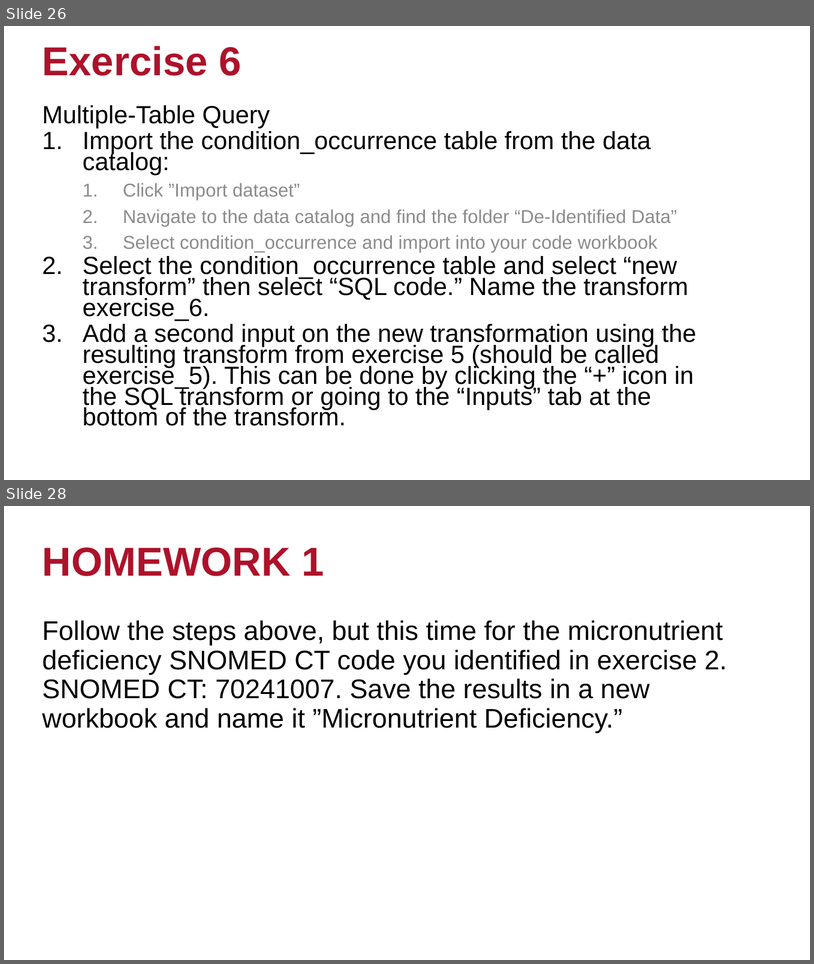
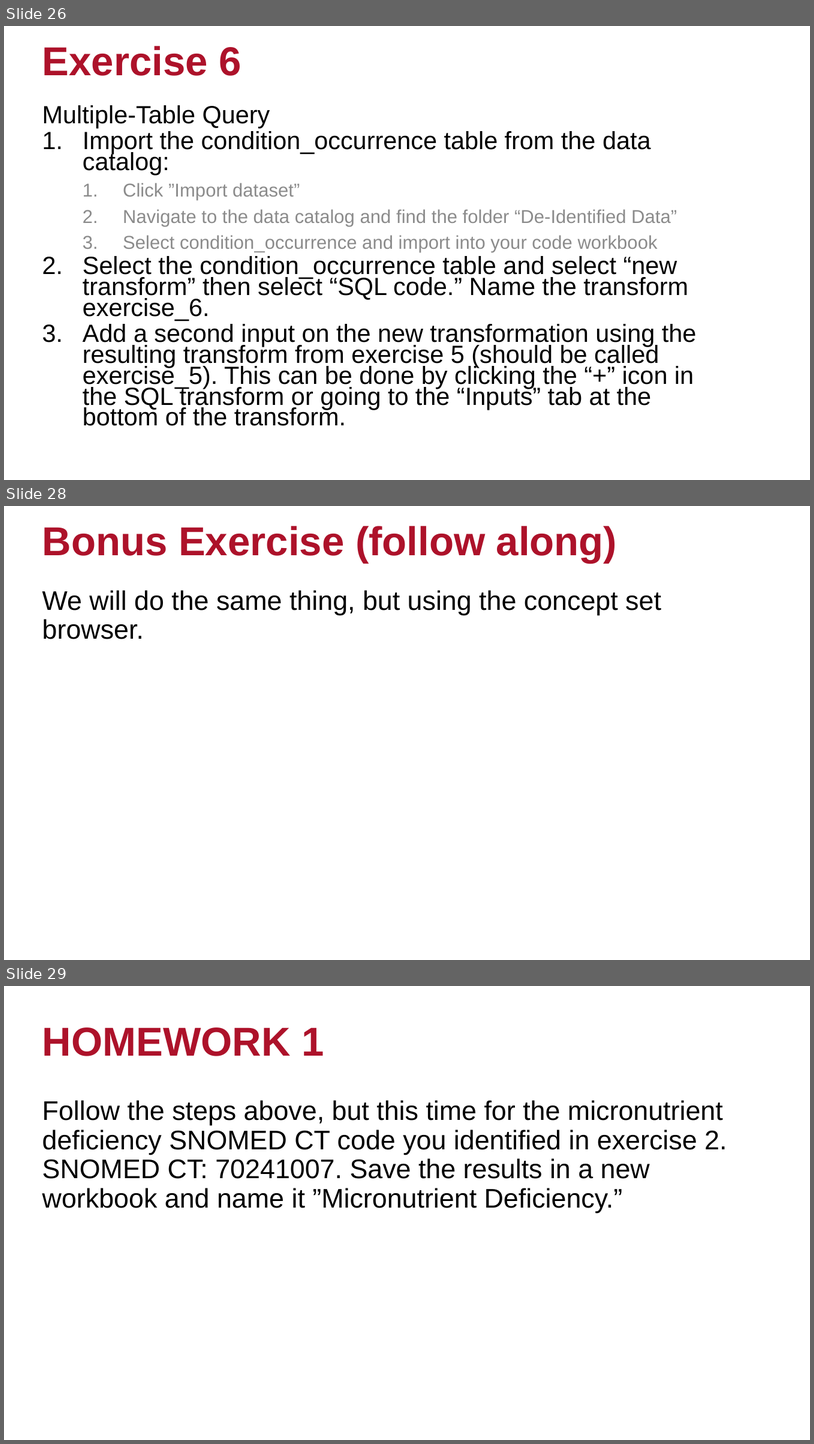
Before and after one commit to National-Clinical-Cohort-Collaborative/short-course-2022-june, a slide deck: lessons/session-3/Session3.pptx. Shown one above the other, each under a label of ours: slides 26 and 28 before the commit, slides 26, 28 and 29 after it; the slides between them are not shown. The pictures are 814x964 and 814x1444 pixels, drawn with LibreOffice and Linux fonts; fonts in the diff are those of the drawing; background and template pictures are left out. Boxes give left, top, right and bottom in pixels: in the first picture for what was removed or moved away, otherwise in the second. Text is boxed around its words. In the diff, an @@ line names an element or a change of style, - is before the commit and + after.

```diff
--- a/lessons/session-3/Session3.pptx
+++ b/lessons/session-3/Session3.pptx
@@ slide 28 added at [4, 506, 810, 960], background picture (left out) @@
@@ title added at [42, 526, 617, 563], 36 pt, text #AD122A, bold @@
+Bonus Exercise (follow along)
@@ text added at [42, 590, 662, 639], 24 pt, text #000000 @@
+We will do the same thing, but using the concept set browser.
@@ what was slide 28 is now slide 29 @@
```
Also in this commit, not shown: 4 slides changed, 1 other file.
